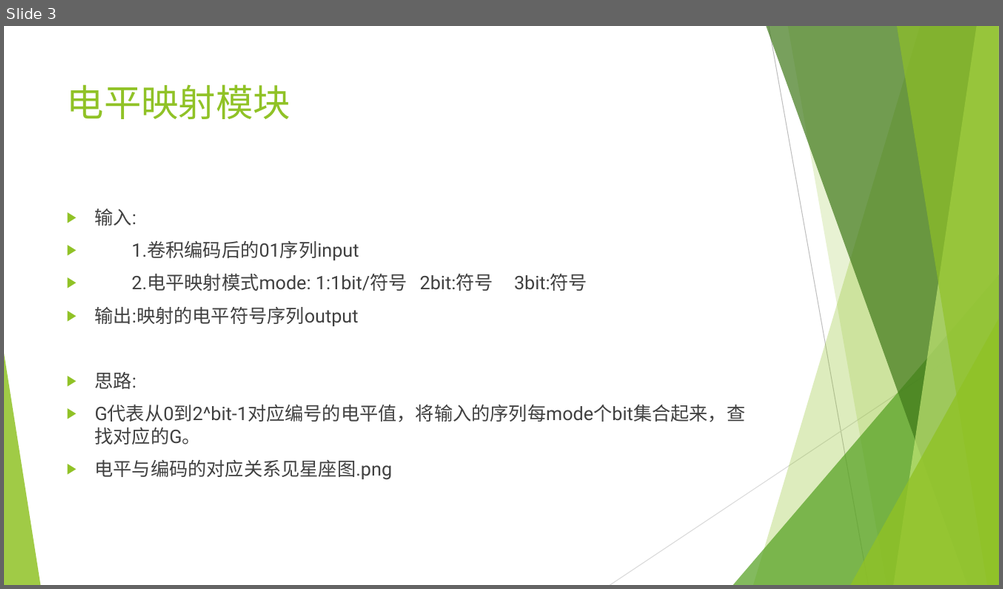
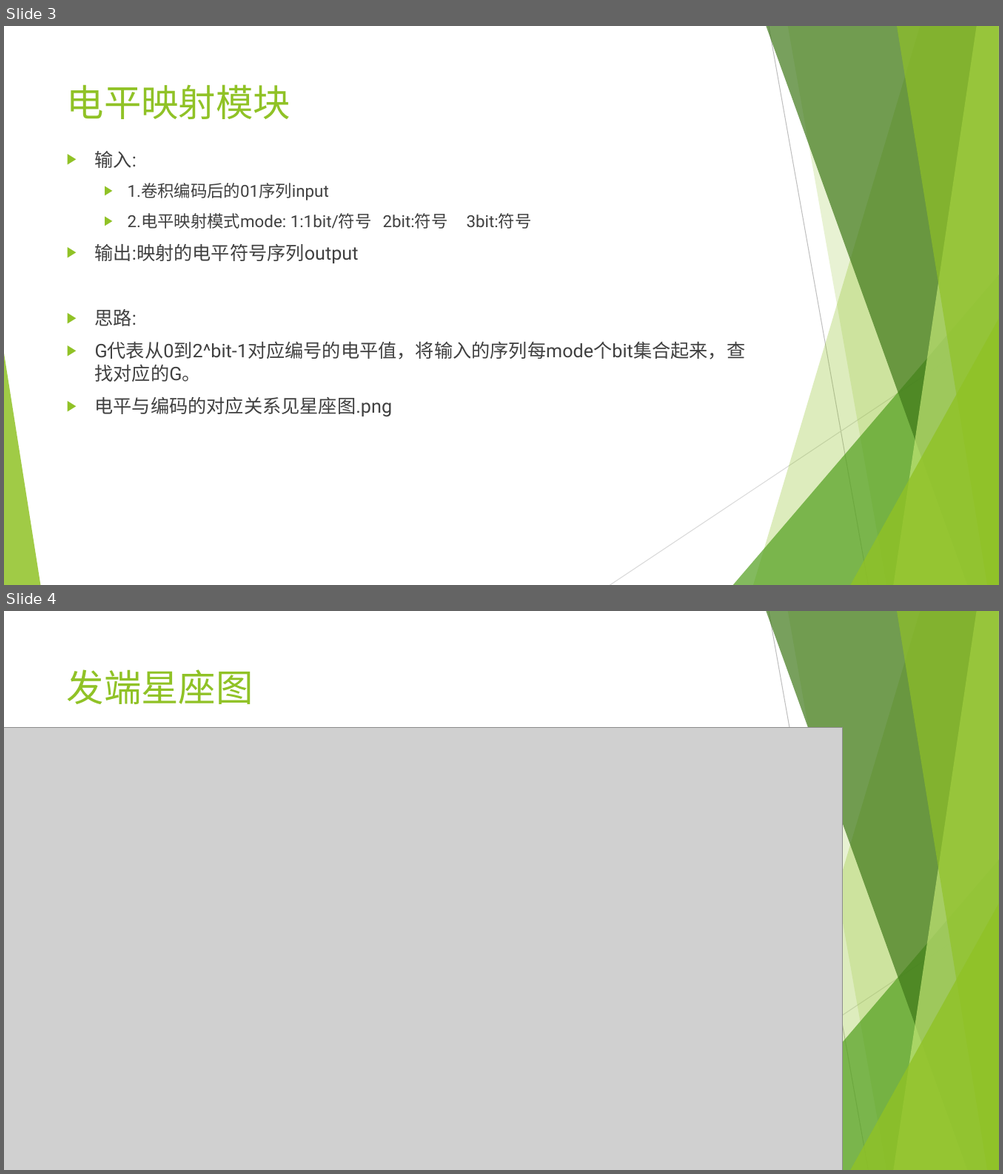
Before and after one commit to EECodingPresentation/project1, a slide deck: v1.pptx. Shown one above the other, each under a label of ours: slide 3 before the commit, slides 3 and 4 after it. The pictures are 1003x589 and 1003x1174 pixels, drawn with LibreOffice and Linux fonts; fonts in the diff are those of the drawing; grey boxes stand for pictures. Boxes give left, top, right and bottom in pixels: in the first picture for what was removed or moved away, otherwise in the second. Text is boxed around its words. In the diff, an @@ line names an element or a change of style, - is before the commit and + after.

Commit message:
上传的ppt包括卷积编码、电平映射、信道，这些模块。也做了收发端星座图的部分。

```diff
--- a/v1.pptx
+++ b/v1.pptx
@@ slide 4 added at box(4, 611, 999, 1170), background #FFFFFF; not listed: 9 template elements that a slide beside it also shows @@
@@ title added at box(67, 669, 253, 704), 36 pt, text #90C226 @@
+发端星座图
@@ picture added at box(4, 727, 842, 1170) @@
@@ slide 3 changed as well @@
@@ text "输入:": place and size @@
-text "输入:" at box(95, 209, 745, 480)
+text "输入:" at box(95, 151, 745, 417)
@@ text at box(128, 183, 532, 229): size 18 to 16 pt in "1.卷积编码后的01序列input", "2.电平映射模式mode: 1:1bit/符号 2bit:符号 3bit:符号"; list level 1 to 2 in "1.卷积编码后的01序列input"; list level 1 to 2 in "2.电平映射模式mode: 1:1bit/符号 2bit:符号 3bit:符号" @@
```
Also in this commit, not shown: 1 other slide changed, 2 other slides added, 1 slide removed, 1 other file.
